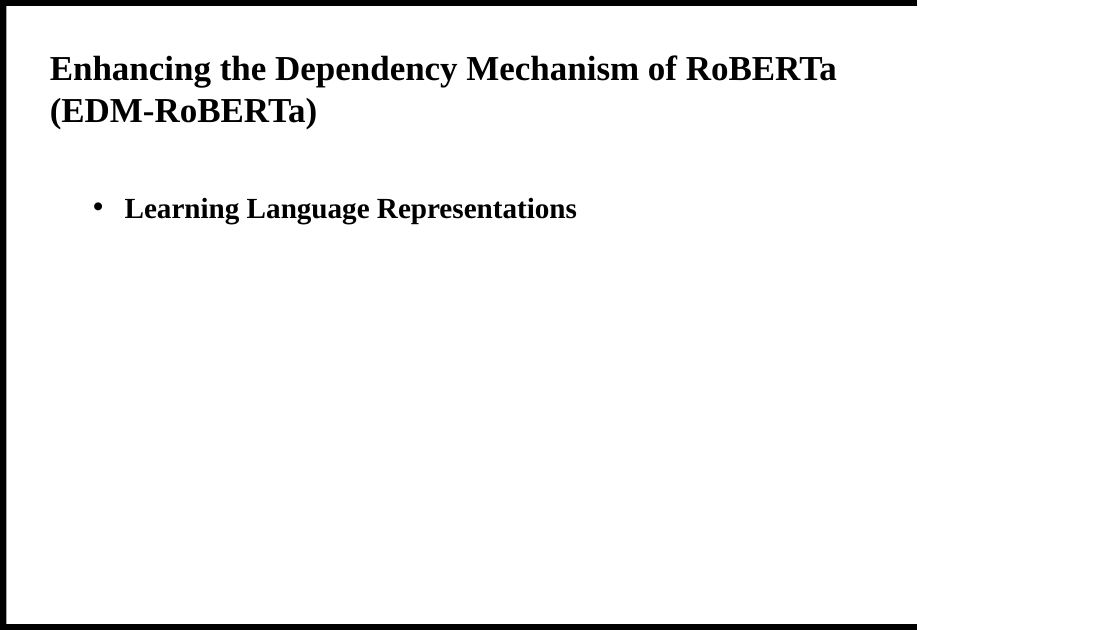
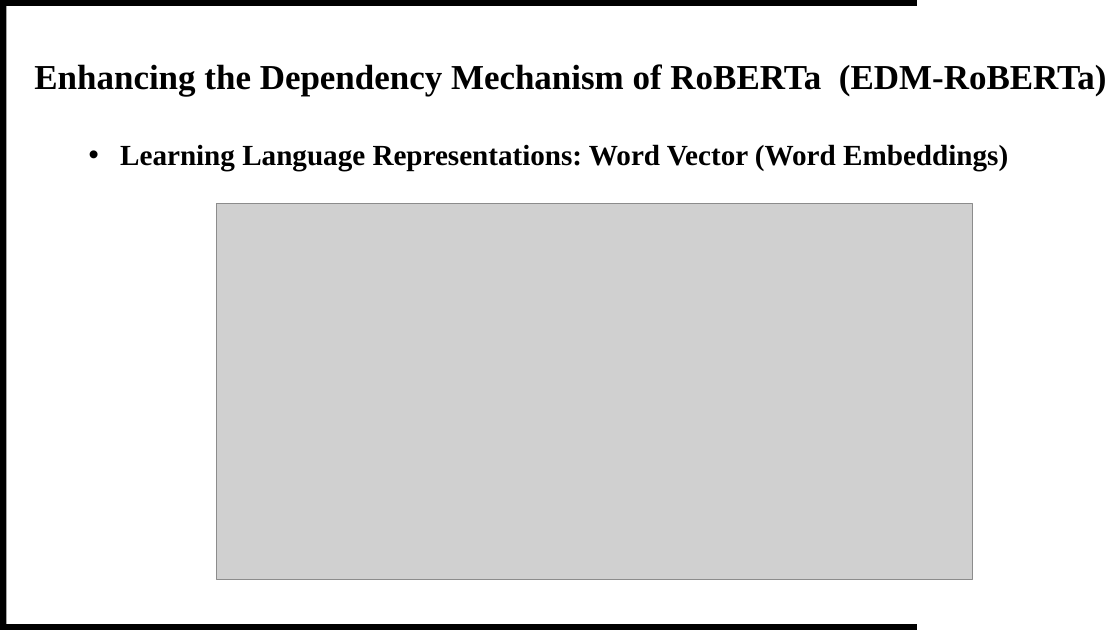
Before and after one commit to theQuert/inlpfun, a slide deck: slide 2 of Lab/REP.pptx. Drawn at 1120x630 pixels with LibreOffice and Linux fonts; fonts in the diff are those of the drawing; grey boxes stand for pictures; background and template pictures are left out. Boxes give left, top, right and bottom in pixels: in the first picture for what was removed or moved away, otherwise in the second. Text is boxed around its words. In the diff, an @@ line names an element or a change of style, - is before the commit and + after.

Commit message:
Update "Lab - Final Presentation"

```diff
--- a/Lab/REP.pptx
+++ b/Lab/REP.pptx
@@ text at (34,64,1107,97): text changed @@
-Enhancing the Dependency Mechanism of RoBERTa
-(EDM-RoBERTa)
+Enhancing the Dependency Mechanism of RoBERTa (EDM-RoBERTa)
@@ text at (120,144,1008,171): text changed @@
-• Learning Language Representations
+• Learning Language Representations: Word Vector (Word Embeddings)
@@ picture added at (217,203,974,579) @@
```
Also in this commit, not shown: 8 other slides changed, 2 slides added, 6 other files.
